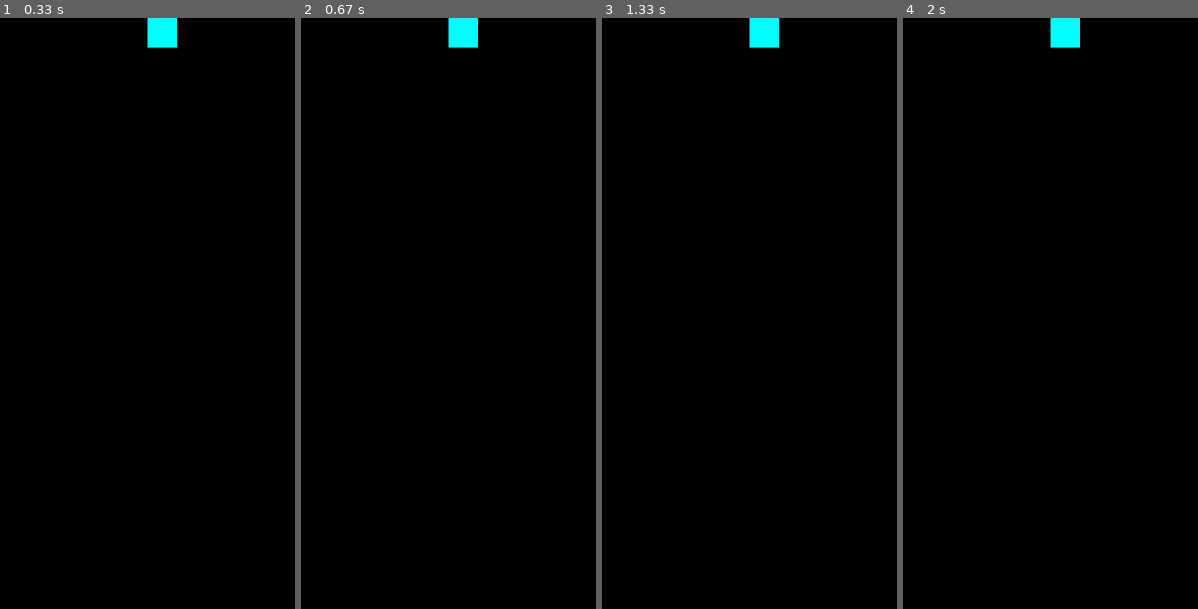
Above: before the commit, frames 1-4 (left to right).
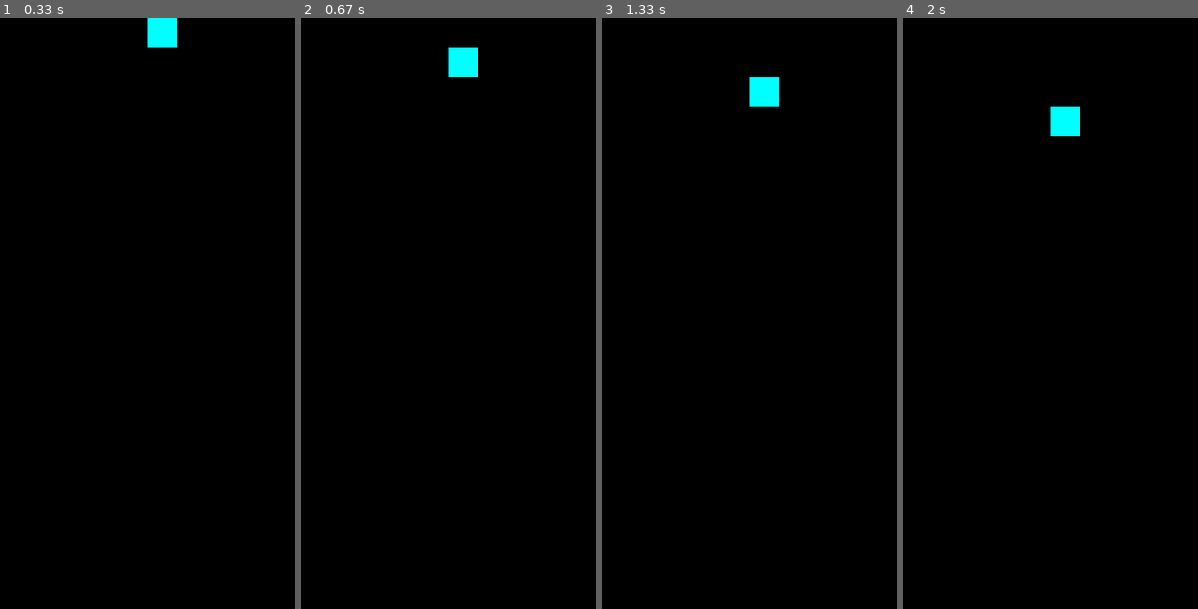
Above: after the commit, the same moments.

Repository: luca-waldvogel/tetris
Game: pygame game, started from pygame_grundgerüst.py
Same seed, same stepped clock (60 frames per second), same inputs: the game is played once before the commit and once after it.
Inputs:
- Up to frame 1 (0.33 s): no input
- Up to frame 2 (0.67 s): no input
- Up to frame 3 (1.33 s): no input
- Up to frame 4 (2 s): no input

Frame 1 is identical in both runs. In frame 2, 1.0% of the frame differs, in the area x 50-60%, y 0-10%; in frame 3, 1.0%; in frame 4, 1.0%.

Commit message:
erster Block ID 1 fertig

Diff:
--- a/pygame_grundgerüst.py
+++ b/pygame_grundgerüst.py
@@ -18,7 +18,7 @@
 
 
 clock = pg.time.Clock()
-zeit = 0 # es überprüft die Zeit vom Block
+zeit = 0 # kontrolliert die Fallzeit des Steins
 FPS = 40
 def zeichne_stein():
     x, y = stein_pos
@@ -30,6 +30,14 @@
 # Zeichenschleife mit FPS Bildern pro Sekunde
 while True:
   clock.tick(FPS)
+  dt = clock.get_time() #sammle die Zeit bei jede Frame
+  zeit += dt
+
+  if zeit > 500:                      # jede 0.5 sekunde eine Zeile unten
+    if stein_pos[1] < ZEILEN - 1:     # wenn noch nicht ganz unten
+        stein_pos[1] += 1
+    zeit = 0
+
   fenster.fill('black')
   zeichne_stein()
 
